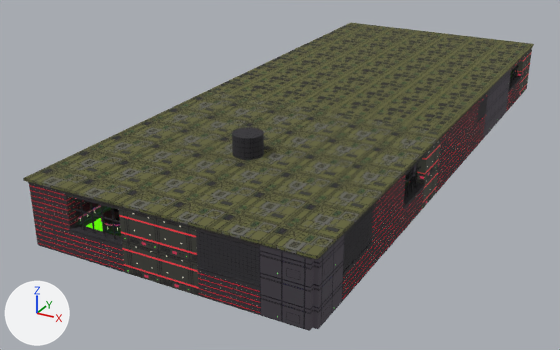
Before and after pictures for a commit that changed the glTF model levels/slime_arena/mobile/level_mobile.glb.
Rendered twice from a 50 mm lens placed at (148.0, -244.0, 143.0), pointed at (-20.0, 62.0, -10.0). Arrows for +X, +Y and +Z are at lower left; the lights stay in place. The older version comes first. Where no turn or scale is listed for an object, it has been applied to the vertices.

Script lines for the objects in view, before the commit:
```python
ob_ceiling__ceiling = bpy.data.objects.new('Ceiling__ceiling', me_ceiling__ceiling)
ob_ceiling__ceiling.location = (0.0, 0.0, 0.0)
ob_m_structure_0_1 = bpy.data.objects.new('M_structure_0_1', me_m_structure_0_1)
ob_m_structure_0_1.location = (0.0, 0.0, 0.0)
ob_m_trim_0_1 = bpy.data.objects.new('M_trim_0_1', me_m_trim_0_1)
ob_m_trim_0_1.location = (0.0, 0.0, 0.0)
ob_m_wall_0_0 = bpy.data.objects.new('M_wall_0_0', me_m_wall_0_0)
ob_m_wall_0_0.location = (0.0, 0.0, 0.0)
ob_m_wall_0_1 = bpy.data.objects.new('M_wall_0_1', me_m_wall_0_1)
ob_m_wall_0_1.location = (0.0, 0.0, 0.0)
ob_m_wall_slimed_0_0 = bpy.data.objects.new('M_wall_slimed_0_0', me_m_wall_slimed_0_0)
ob_m_wall_slimed_0_0.location = (0.0, 0.0, 0.0)
ob_m_wall_slimed_0_1 = bpy.data.objects.new('M_wall_slimed_0_1', me_m_wall_slimed_0_1)
ob_m_wall_slimed_0_1.location = (0.0, 0.0, 0.0)
ob_m_wall_works_0_0 = bpy.data.objects.new('M_wall_works_0_0', me_m_wall_works_0_0)
ob_m_wall_works_0_0.location = (0.0, 0.0, 0.0)
ob_m_wall_works_0_1 = bpy.data.objects.new('M_wall_works_0_1', me_m_wall_works_0_1)
ob_m_wall_works_0_1.location = (0.0, 0.0, 0.0)
# also in view: 'M_structure_b_0_1' at (0.0, 5.0, 13.0); 'Ceiling__ceiling_b' at (0.0, 147.0, 25.0); 'M_frame_0_1' at (0.0, 5.0, 14.0); 'Ceiling__structure_b' at (0.0, 85.0, 30.0)
```
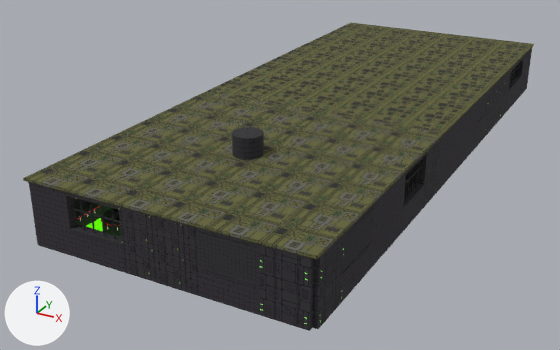
What changed in the scene script:
```text
Change img_image_30:
    img_image_30: load_image('Image_30', '_unpacked/Image_30', 512, 512, 'Non-Color') -> load_image('Image_30', '_unpacked/Image_30', 32, 32, 'sRGB')
Change img_image_33:
    img_image_33: load_image('Image_33', '_unpacked/Image_33', 64, 64, 'Non-Color') -> load_image('Image_33', '_unpacked/Image_33', 512, 512, 'sRGB')
Change img_image_34:
    img_image_34: load_image('Image_34', '_unpacked/Image_34', 64, 64, 'sRGB') -> load_image('Image_34', '_unpacked/Image_34', 512, 512, 'Non-Color')
Change img_image_46:
    img_image_46: load_image('Image_46', '_unpacked/Image_46', 512, 512, 'sRGB') -> load_image('Image_46', '_unpacked/Image_46', 256, 256, 'sRGB')
Change img_image_45:
    img_image_45: load_image('Image_45', '_unpacked/Image_45', 512, 512, 'sRGB') -> load_image('Image_45', '_unpacked/Image_45', 256, 256, 'sRGB')
Change img_image_47:
    img_image_47: load_image('Image_47', '_unpacked/Image_47', 512, 512, 'sRGB') -> load_image('Image_47', '_unpacked/Image_47', 256, 256, 'sRGB')
Change img_image_48:
    img_image_48: load_image('Image_48', '_unpacked/Image_48', 512, 512, 'sRGB') -> load_image('Image_48', '_unpacked/Image_48', 256, 256, 'sRGB')
Add img_image_54:
    img_image_54 = load_image('Image_54', '_unpacked/Image_54', 512, 512, 'sRGB')
Add img_image_55:
    img_image_55 = load_image('Image_55', '_unpacked/Image_55', 512, 512, 'sRGB')
Add img_image_53:
    img_image_53 = load_image('Image_53', '_unpacked/Image_53', 512, 512, 'sRGB')
Add img_image_52:
    img_image_52 = load_image('Image_52', '_unpacked/Image_52', 512, 512, 'sRGB')
Change mat_bigscreen:
    where n2 = _N.new('ShaderNodeTexImage'); n2.name = 'Image Texture'
    n2.image: img_image_29 -> img_image_33
    where n3 = _N.new('ShaderNodeTexImage'); n3.name = 'Image Texture.001'
    n3.image: img_image_29 -> img_image_33
    where n5 = _N.new('ShaderNodeTexImage'); n5.name = 'Image Texture.002'
    n5.image: img_image_30 -> img_image_34
Change mat_structure:
    where n2 = _N.new('ShaderNodeTexImage'); n2.name = 'Image Texture'
    n2.image: img_image_42 -> img_image_46
    where n3 = _N.new('ShaderNodeTexImage'); n3.name = 'Image Texture.001'
    n3.image: img_image_41 -> img_image_45
Change mat_trim:
    where n2 = _N.new('ShaderNodeTexImage'); n2.name = 'Image Texture'
    n2.image: img_image_44 -> img_image_48
    where n3 = _N.new('ShaderNodeTexImage'); n3.name = 'Image Texture.001'
    n3.image: img_image_43 -> img_image_47
Change mat_wall:
    mat_wall.texture: img_image_47 -> img_image_51
Change mat_wall_slimed:
    where n3 = _N.new('ShaderNodeTexImage'); n3.name = 'Image Texture'
    n3.image: img_image_49 -> img_image_53
    where n4 = _N.new('ShaderNodeTexImage'); n4.name = 'Image Texture.001'
    n4.image: img_image_48 -> img_image_52
Change mat_wall_works:
    where n2 = _N.new('ShaderNodeTexImage'); n2.name = 'Image Texture'
    n2.image: img_image_51 -> img_image_55
    where n3 = _N.new('ShaderNodeTexImage'); n3.name = 'Image Texture.001'
    n3.image: img_image_50 -> img_image_54
```

What differs and where, as boxes (x1, y1, x2, y2) in the pictures (560 x 350 px):
'M_wall_0_1', surface changed: (29, 153, 427, 315) in both
'M_wall_slimed_0_1', surface changed: (75, 139, 441, 296) in both
'M_wall_works_0_1', surface changed: (259, 165, 416, 331) in both
'M_wall_0_0', surface changed: (436, 56, 524, 193) in both
'M_wall_works_0_0', surface changed: (483, 71, 511, 139) in both
'M_wall_slimed_0_0', surface changed (darker): (515, 49, 532, 98) in both
'M_trim_0_1', surface changed: (77, 180, 406, 226) in both
